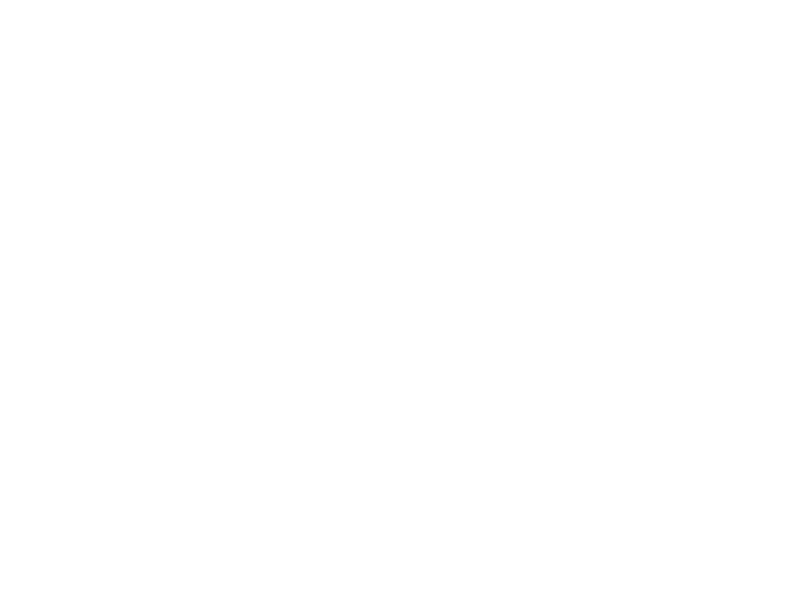
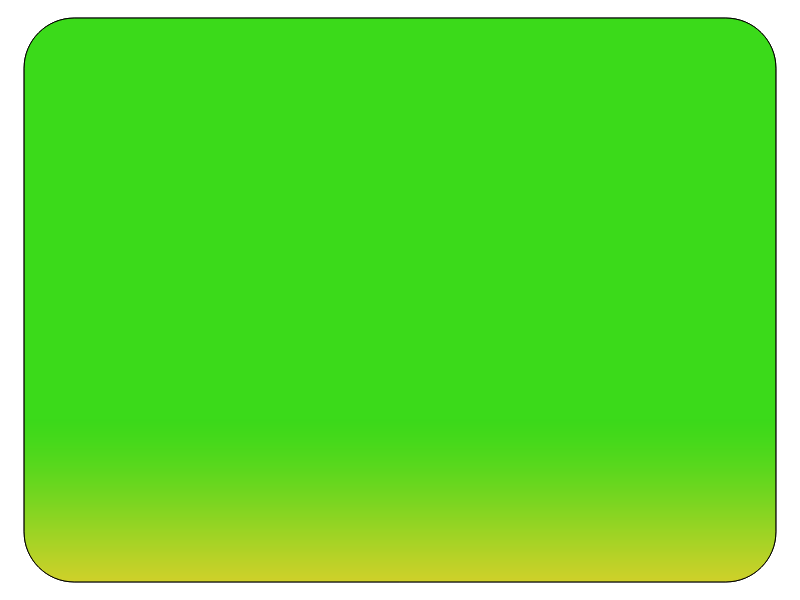
Layers edited between the first and the second 800 × 600 image:
hid group "Folder 1" (20 layers) over box(23, 17, 777, 583)
